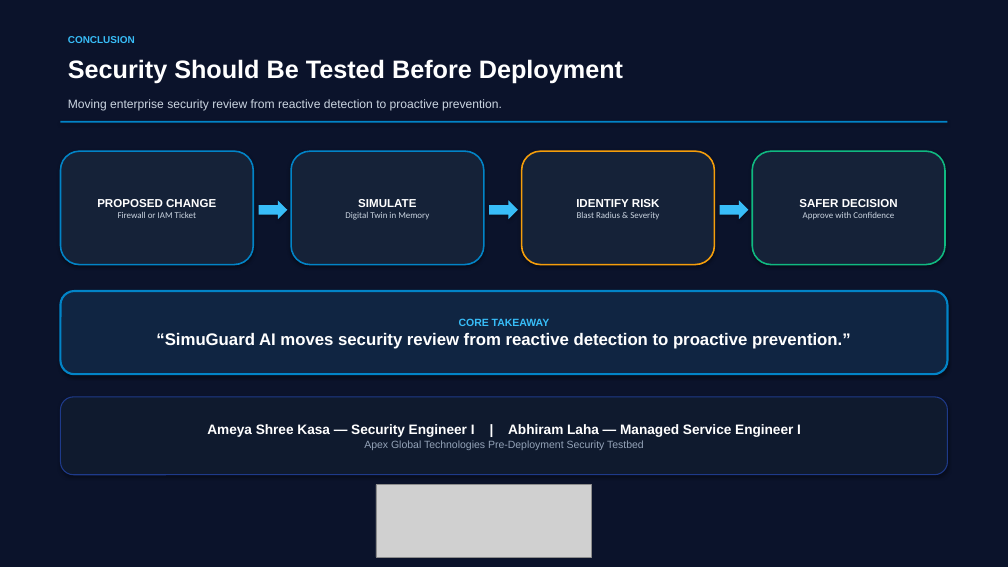
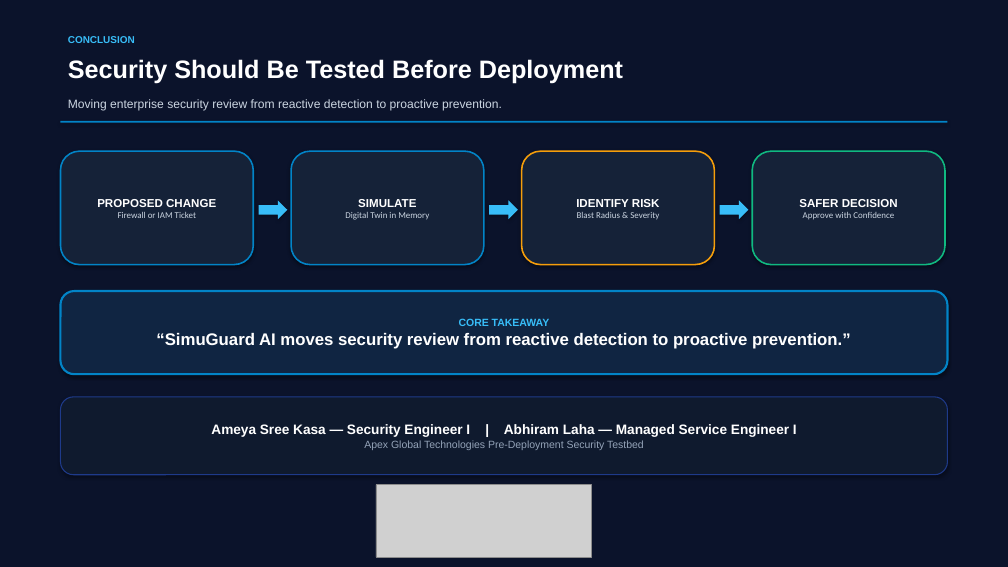
Before and after one commit to Abhiram-Laha/SimuGuard-Project, a slide deck: slide 7 of PRESENT/main_presentation.pptx. Drawn at 1008x567 pixels with LibreOffice and Linux fonts; fonts in the diff are those of the drawing; grey boxes stand for pictures. Boxes give left, top, right and bottom in pixels: in the first picture for what was removed or moved away, otherwise in the second. Text is boxed around its words. In the diff, an @@ line names an element or a change of style, - is before the commit and + after.

```diff
--- a/PRESENT/main_presentation.pptx
+++ b/PRESENT/main_presentation.pptx
@@ text in rounded rectangle at <box>211,424,797,438</box>: text changed @@
-Ameya Shree Kasa — Security Engineer I | Abhiram Laha — Managed Service Engineer I
+Ameya Sree Kasa — Security Engineer I | Abhiram Laha — Managed Service Engineer I
```
Also in this commit, not shown: 1 other slide changed, 20 other files.
